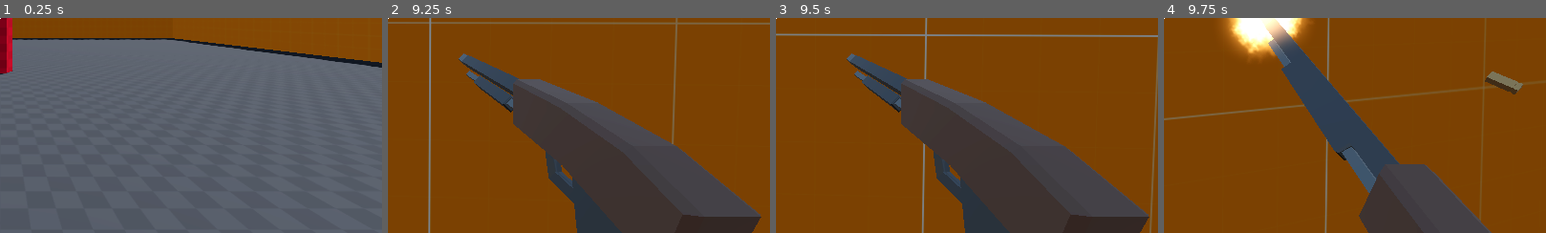
Above: before the commit, frames 1-4 (left to right).
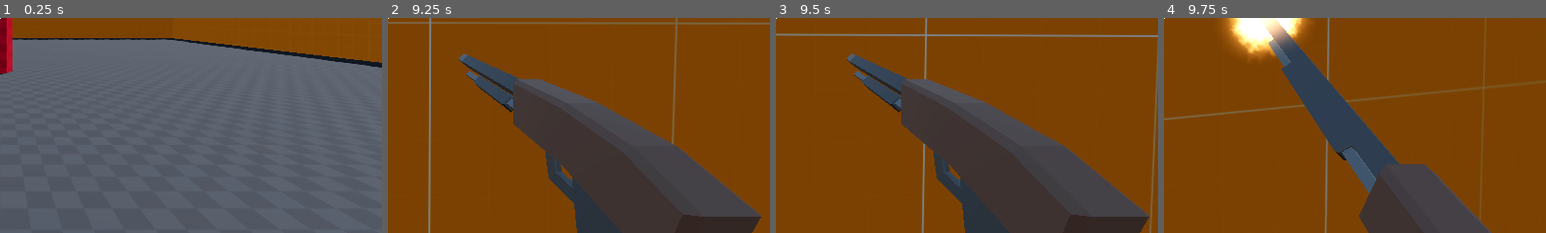
Above: after the commit, the same moments.

Repository: Llop-Estepari/CSGO-in-Godot4.0
Game: Godot game, scene res://scenes/world.tscn
The game is run twice, just before and just after one commit, with the same random seed, the same clock (stepped at 60 frames per second) and the same inputs.
Inputs (mouse positions are % of the whole screen's width and height, from its top left):
- Up to frame 1 (0.25 s): no input
- Up to frame 2 (9.25 s): tap Enter at 0.5, 8 s; move the mouse to (55, 50) at 0.52 s; press the mouse at (55, 50) at 0.53 s; hold W (forward) 0.53-5.78 s; tap Space (action_jump) at 0.77, 1.52, 3.02, 3.77, 4.52, 5.75, 6.02, 6.77, 7.52, 8.75, 9.02 s; move the mouse to (45, 50) at 1.27 s; release the mouse at (45, 50) at 1.28 s; tap 1 at 1.35, 5.85 s; move the mouse to (52, 48) at 2.02 s; hold 2 2.03-2.78 s; move the mouse to (49, 52) at 2.77 s; click (49, 52) at 2.85 s; move the mouse to (57, 51) at 3.52 s; hold 1 3.53-4.28 s; move the mouse to (42, 49) at 4.27 s; tap 2 at 4.35, 8.85 s; move the mouse to (51, 50) at 5.02 s; press the mouse at (51, 50) at 5.03 s; move the mouse to (46, 48) at 5.77 s; release the mouse at (46, 48) at 5.78 s; hold D (right) 5.78-6.53 s; move the mouse to (55, 50) at 6.52 s; hold 2 6.53-7.28 s; hold W (forward) 6.53-8.78 s; move the mouse to (45, 50) at 7.27 s; click (45, 50) at 7.35 s; move the mouse to (52, 48) at 8.02 s; hold 1 8.03-8.78 s; move the mouse to (49, 52) at 8.77 s; hold A (left) from 8.78 s (still down)
- Up to frame 3 (9.5 s): keep holding A (left)
- Up to frame 4 (9.75 s): move the mouse to (57, 51) at 9.52 s; release A (left) at 9.53 s; press the mouse at (57, 51) at 9.53 s; hold W (forward) from 9.53 s (still down)
The pictures show only the part of the screen within x 50-100%, y 50-100%; the shares and areas given below are measured in that part.

Frames 1-3 are identical in both runs. In frame 4, 0.5% of the frame differs, in the area x 84-94%, y 24-36%.

Commit message:
Version_0.1

Diff:
--- a/scenes/player/bullet_shell.tscn
+++ b/scenes/player/bullet_shell.tscn
@@ -4,9 +4,9 @@
 [ext_resource type="ArrayMesh" uid="uid://dk018v24kigt3" path="res://assets/guns/ammo_glb/shell_9mm_mesh.res" id="2_3bb6c"]
 
 [sub_resource type="ParticleProcessMaterial" id="ParticleProcessMaterial_pntxj"]
-direction = Vector3(0, 0, 1)
-spread = 0.0
-initial_velocity_min = 2.0
+direction = Vector3(0, 1, 1)
+spread = 10.0
+initial_velocity_min = 1.0
 initial_velocity_max = 2.0
 scale_min = 2.0
 scale_max = 2.0
@@ -23,7 +23,6 @@
 visibility_range_end = 8.0
 emitting = false
 amount = 1
-lifetime = 10.0
 one_shot = true
 randomness = 1.0
 draw_order = 2
